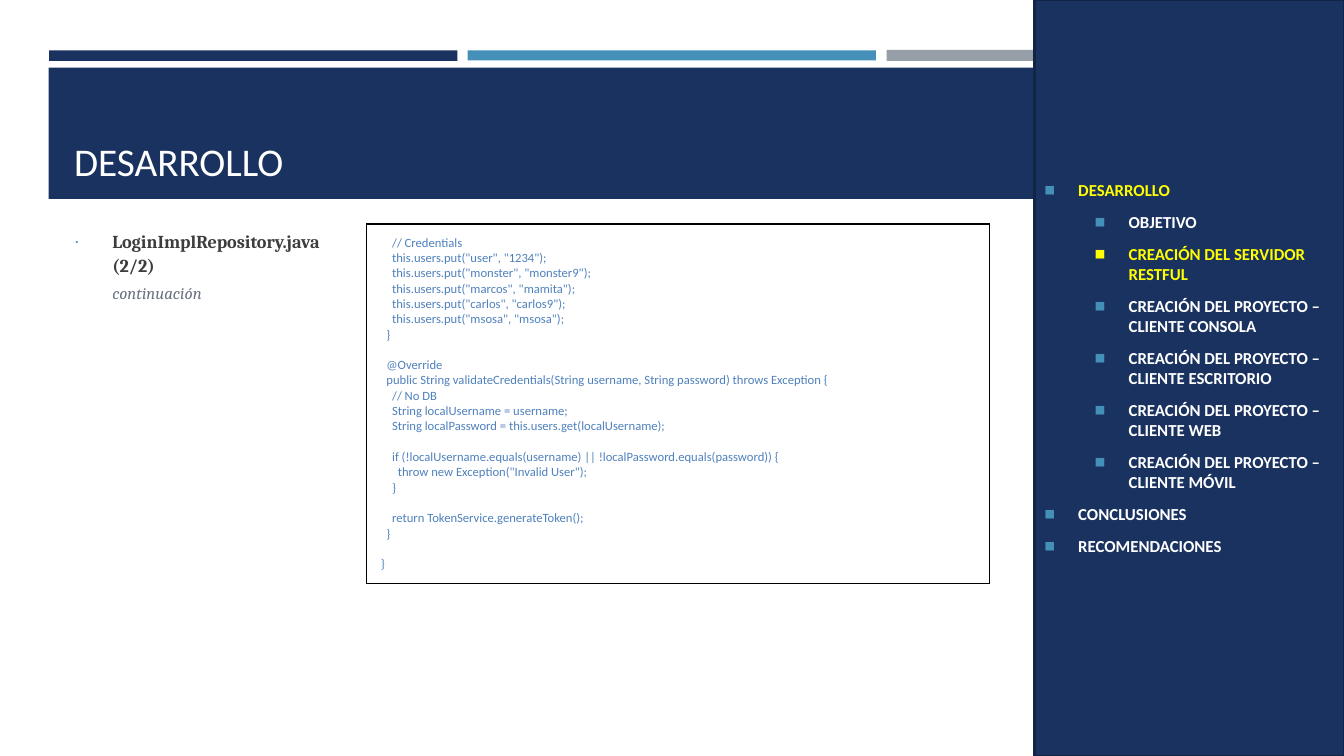
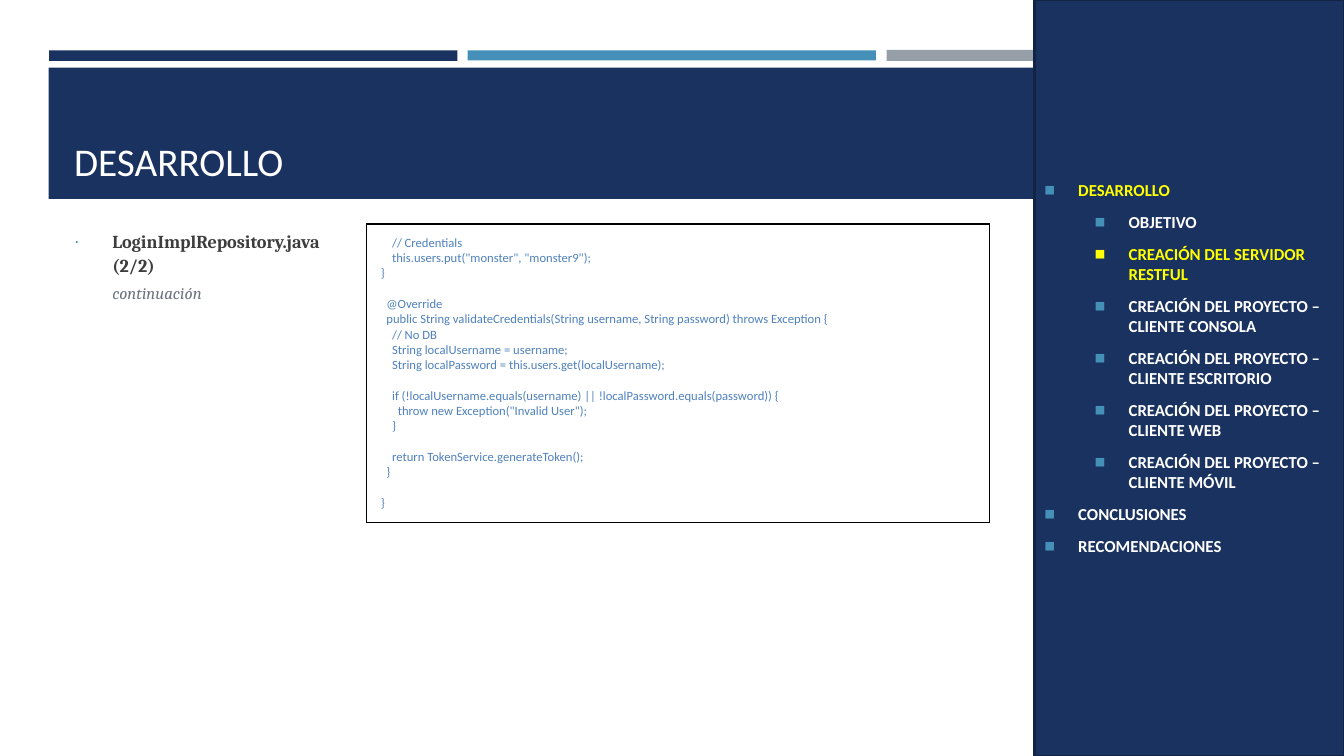
Before and after one commit to IMarcusDev/TI.1.3.-PAO202651_RESTFUL_JAVA_SINBDD_NRC_36883_GR04, a slide deck: slide 29 of 05. DOCUMENTACION/PRESENTACION TI.1.3. RESTFUL sin BDD en JAVA GR4.pptx. Drawn at 1344x756 pixels with LibreOffice and Linux fonts; fonts in the diff are those of the drawing. Boxes give left, top, right and bottom in pixels: in the first picture for what was removed or moved away, otherwise in the second. Text is boxed around its words. In the diff, an @@ line names an element or a change of style, - is before the commit and + after.

```diff
--- a/05. DOCUMENTACION/PRESENTACION TI.1.3. RESTFUL sin BDD en JAVA GR4.pptx
+++ b/05. DOCUMENTACION/PRESENTACION TI.1.3. RESTFUL sin BDD en JAVA GR4.pptx
@@ table at (x1=367, y1=224, x2=990, y2=561) @@
@@ row 1, column 1: "// Credentials / this.users.put("user", "1234"); / this.users.put("monster", "monster9"); / this.users.put("marcos", "mamita"); / this.users.put("carlos", "carlos9"); / this.users.put("msosa", "msosa"); / } / @Override / public String validateCredentials(String username, String password) throws Exception { / // No DB / String localUsername = username; / String localPassword = this.users.get(localUsername); / if (!localUsername.equals(username) || !localPassword.equals(password)) { / throw new Exception("Invalid User"); / } / return TokenService.generateToken(); / } / }" to "// Credentials / this.users.put("monster", "monster9"); / } / @Override / public String validateCredentials(String username, String password) throws Exception { / // No DB / String localUsername = username; / String localPassword = this.users.get(localUsername); / if (!localUsername.equals(username) || !localPassword.equals(password)) { / throw new Exception("Invalid User"); / } / return TokenService.generateToken(); / } / }" @@
```
Also in this commit, not shown: 1 other slide changed.
